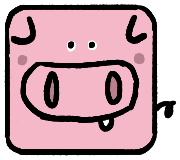
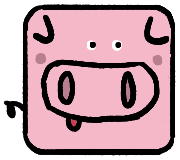
Layered file, before and after one edit (w=180, h=160). Changes by layer:
painted on "Pig_Face" over [17,39,163,132]
painted on "Pig_Ears" over [11,14,169,45]
painted on "Pig_Body" over [3,4,177,156]
